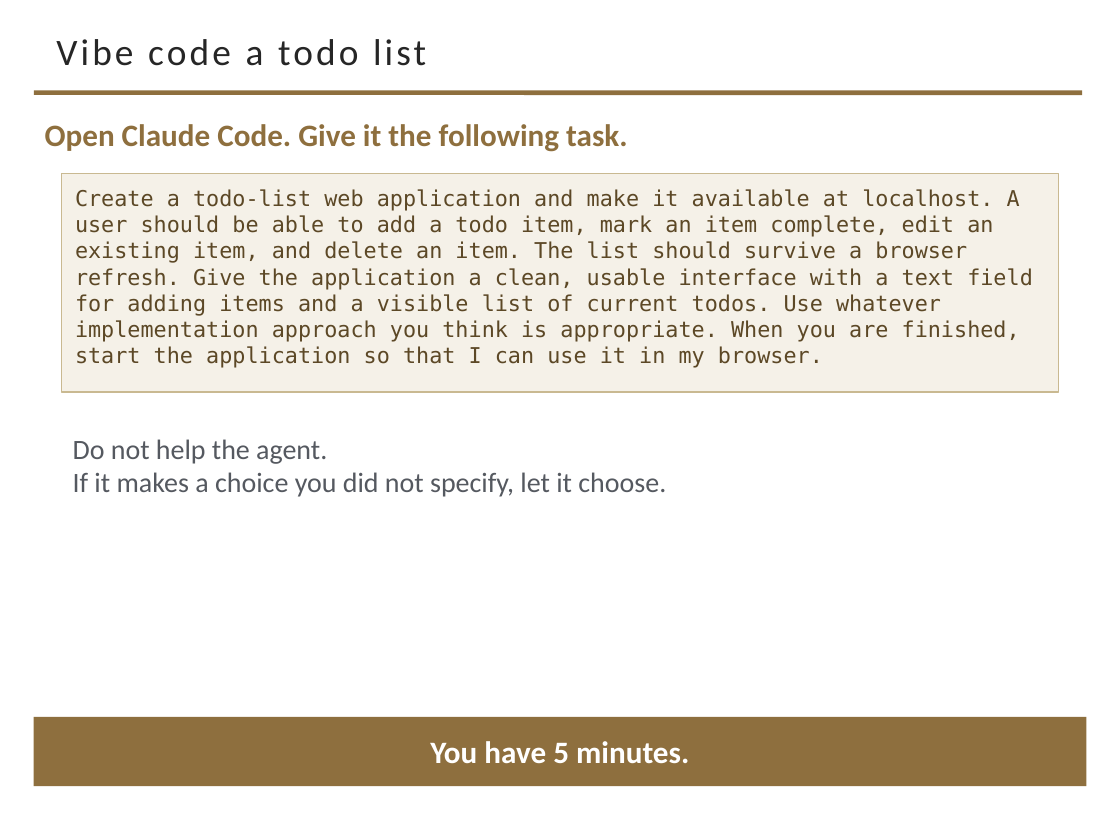
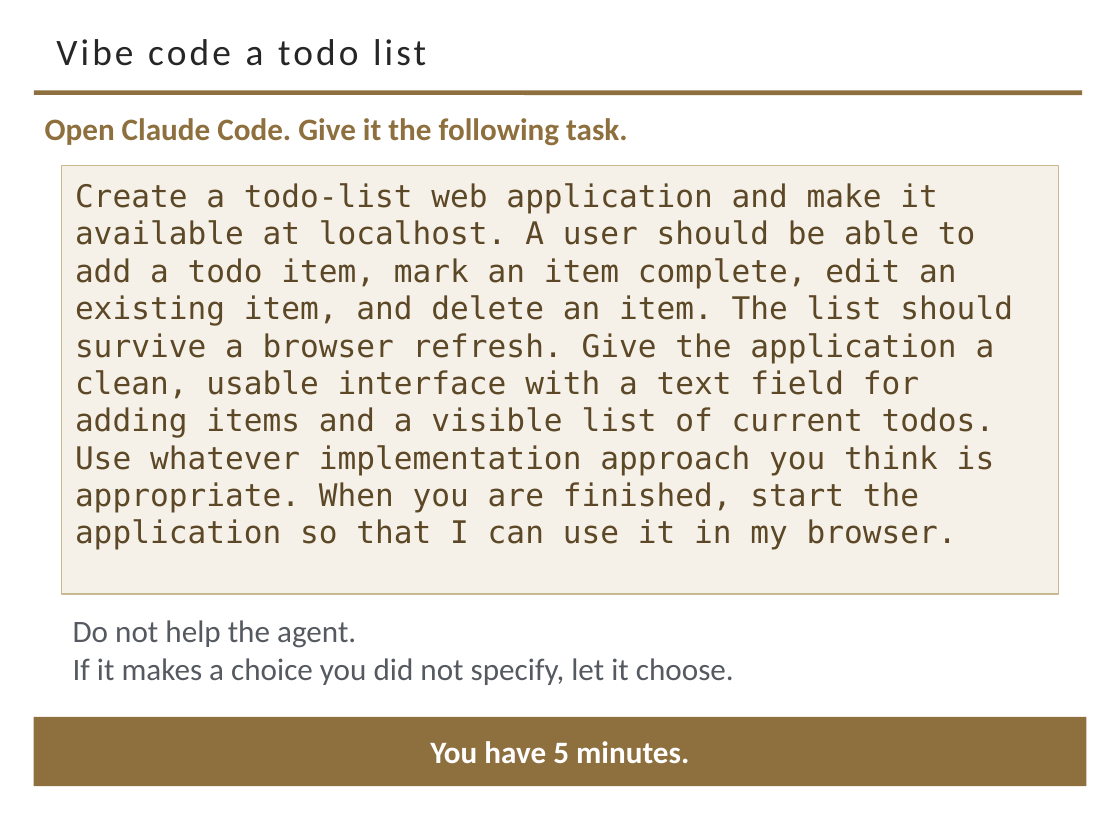
Before and after one commit to davisjam/model-based-agentic-software-engineering, a slide deck: slide 3 of course/lectures/act-2-delegation-and-control/03-alignment/2-3-Alignment.pptx. Drawn at 1120x840 pixels with LibreOffice and Linux fonts; fonts in the diff are those of the drawing; background and template pictures are left out. Boxes give left, top, right and bottom in pixels: in the first picture for what was removed or moved away, otherwise in the second. Text is boxed around its words. In the diff, an @@ line names an element or a change of style, - is before the commit and + after.

```diff
--- a/course/lectures/act-2-delegation-and-control/03-alignment/2-3-Alignment.pptx
+++ b/course/lectures/act-2-delegation-and-control/03-alignment/2-3-Alignment.pptx
@@ text "Open Claude Code. Give it ..." moved from (x1=45, y1=124, x2=628, y2=152) to (x1=45, y1=118, x2=628, y2=146) @@
@@ rectangle "Create a todo-list web application ..." resized from (x1=62, y1=174, x2=1058, y2=392) to (x1=62, y1=166, x2=1058, y2=595) @@
@@ rectangle "Create a todo-list web application ..." at (x1=62, y1=166, x2=1058, y2=595): size 14 to 20 pt @@
@@ text "Do not help the agent." moved from (x1=73, y1=439, x2=666, y2=497) to (x1=73, y1=620, x2=734, y2=685) @@
@@ text "Do not help the agent." at (x1=73, y1=620, x2=734, y2=685): size 18 to 20 pt @@
```
Also in this commit, not shown: 8 other slides changed, 1 slide added.
